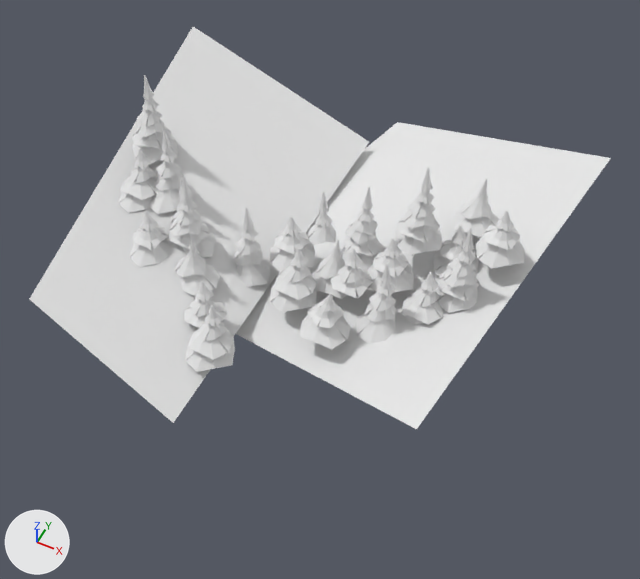
Before and after pictures for a commit that changed the glTF model public/models/pine-meadow.glb.
One viewpoint serves both versions: a 50 mm camera at (11.0, -18.1, 20.4) aimed at (1.6, 0.6, -3.1). The lights are fixed; the arrows at lower left show +X, +Y and +Z. The older version comes first. Vertices at exactly the same position are counted once.

In view in the first picture: 'Pines'.
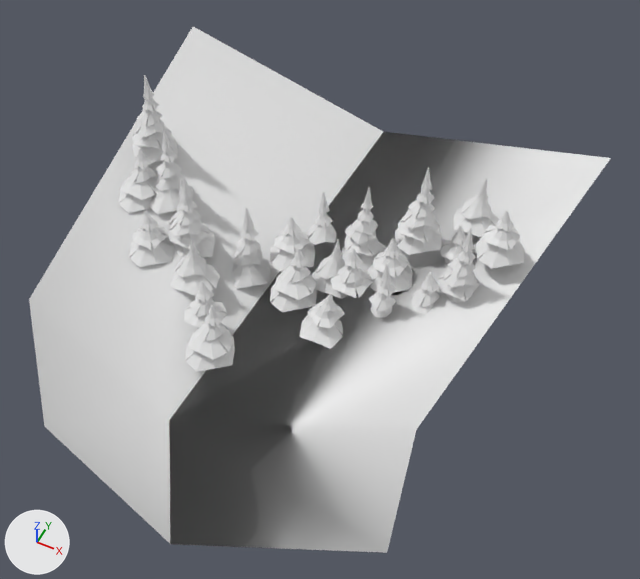
Location of each change, [x1, y1, x2, y2] in pixels of the pictures (640 x 579 px):
```json
{"object": "Pines", "change": "reshaped", "before": [29, 27, 611, 429], "after": [29, 27, 611, 553]}
```

Scene script edits in JSON lines:
```json
{"block": "me_circle_057", "where": "# used by ob_pines; location = (0.0, 0.0, 0.0)"}
{"op": "remove", "block": "me_circle_057", "code": "me_circle_057.from_pydata(...)  # 4925 vertices, 9612 faces; spans x -6.8..9.3, y -6.9..10.6, z -3.1..3.6"}
{"op": "add", "block": "me_circle_057", "code": "me_circle_057.from_pydata(...)  # 4926 vertices, 9616 faces; spans x -6.8..9.3, y -8.0..9.4, z -8.3..3.6"}
{"block": "me_circle_057", "change": "me_circle_057 part 1"}
{"block": "me_circle_057", "change": "3 vertices are removed from x -2.5..0.5, y -6.9..8.2, z -3.1..-2.0"}
{"block": "me_circle_057", "change": "4 faces are deleted"}
{"block": "me_circle_057", "change": "1 vertex moves from x 0.3, y 10.6, z -3.1 to x 0.2, y 9.4, z -2.8"}
{"block": "me_circle_057", "change": "4 vertices are added at (0.3, -6.8, -2.3), (7.1, -5.2, -7.8), (0.2, -8.0, -8.3), (-6.1, -6.5, -7.3)"}
{"block": "me_circle_057", "change": "8 new faces join them"}
```
